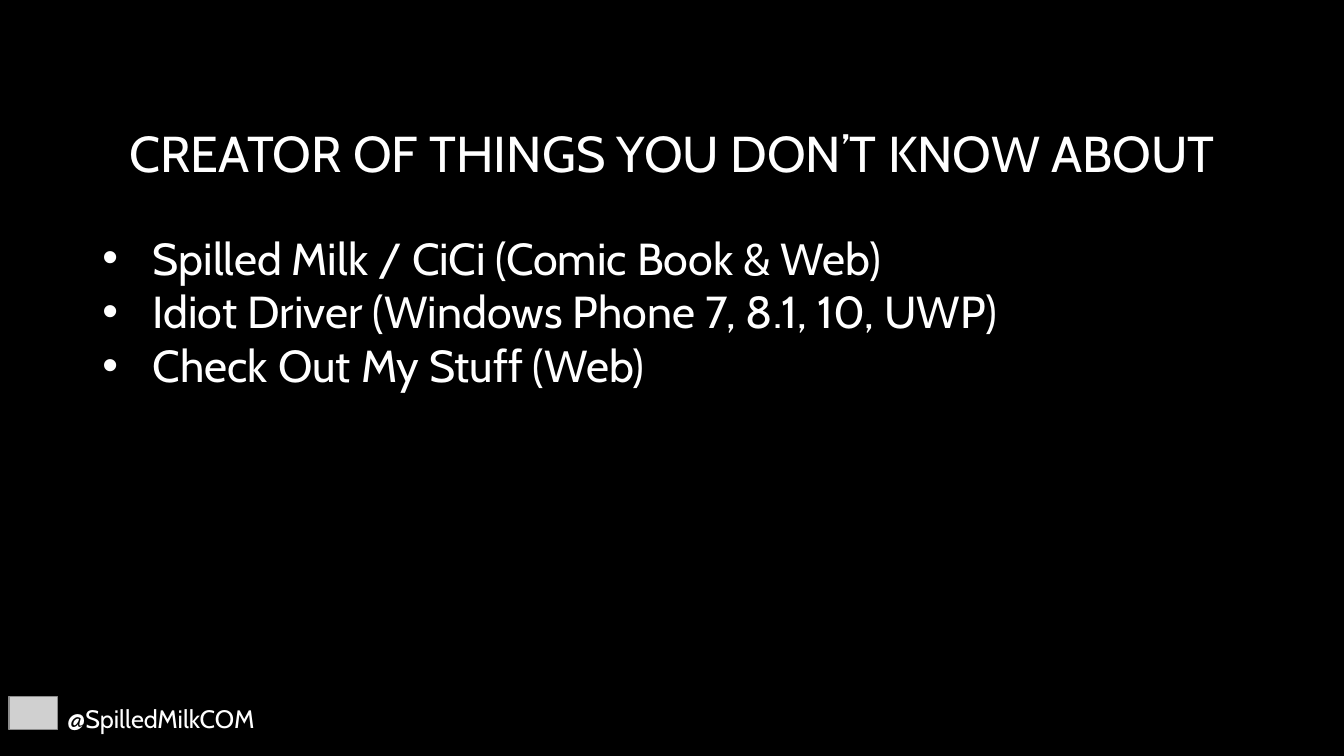
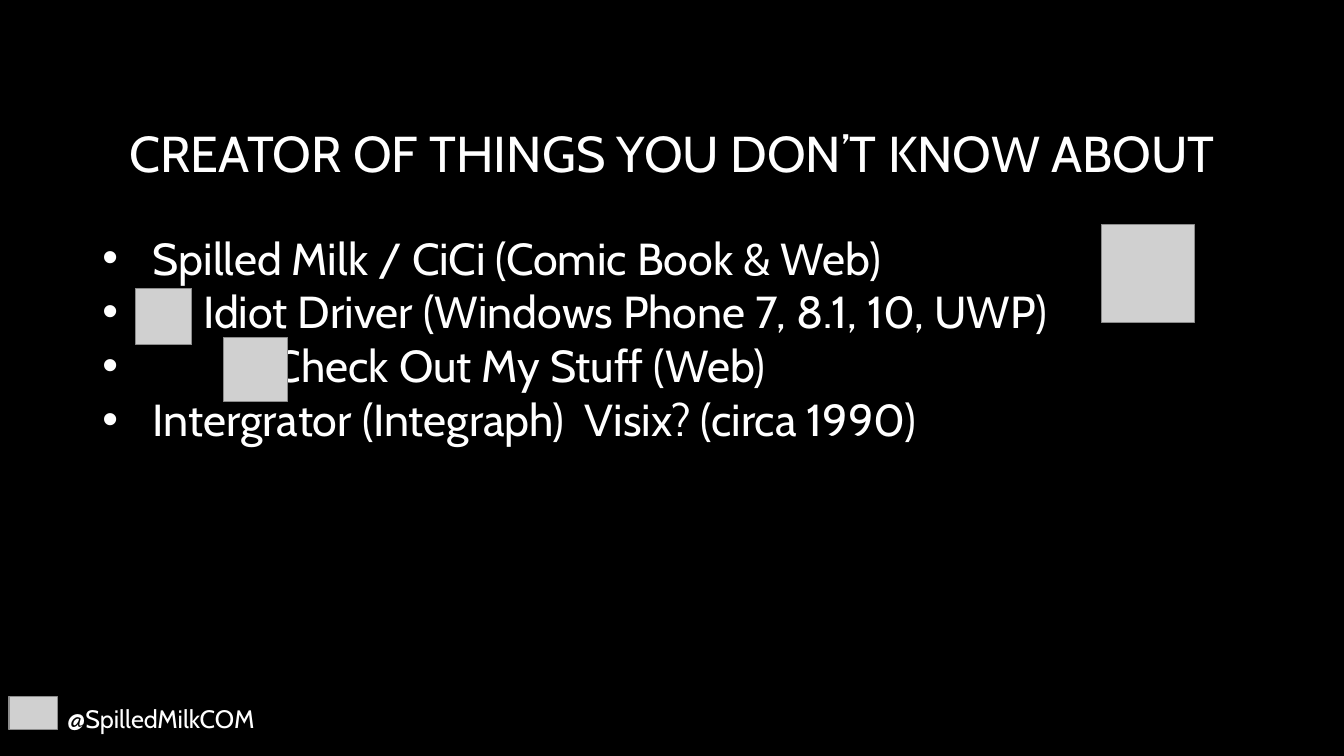
Before and after one commit to SpilledMilkCOM/DenDevDayUWP, a slide deck: slide 14 of Giving Back.pptx (slide 15 before the commit). Drawn at 1344x756 pixels with LibreOffice and Linux fonts; fonts in the diff are those of the drawing; grey boxes stand for pictures; background and template pictures are left out. Boxes give left, top, right and bottom in pixels: in the first picture for what was removed or moved away, otherwise in the second. Text is boxed around its words. In the diff, an @@ line names an element or a change of style, - is before the commit and + after.

```diff
--- a/Giving Back.pptx
+++ b/Giving Back.pptx
@@ picture added at <box>1102,225,1195,323</box> @@
@@ picture added at <box>136,288,193,345</box> @@
@@ picture added at <box>223,337,287,401</box> @@
@@ text at <box>153,398,917,446</box>: paragraph added @@
+• Intergrator (Integraph) Visix? (circa 1990)
```
Also in this commit, not shown: 5 other slides changed, 1 slide added, 1 other file.
